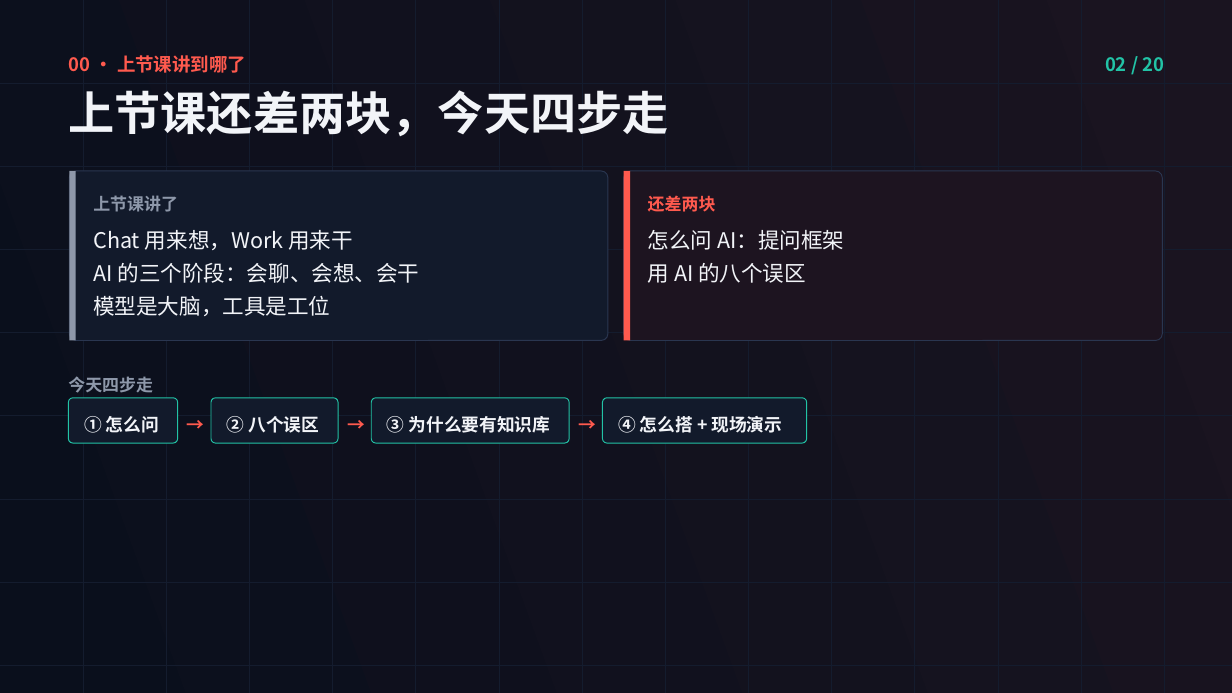
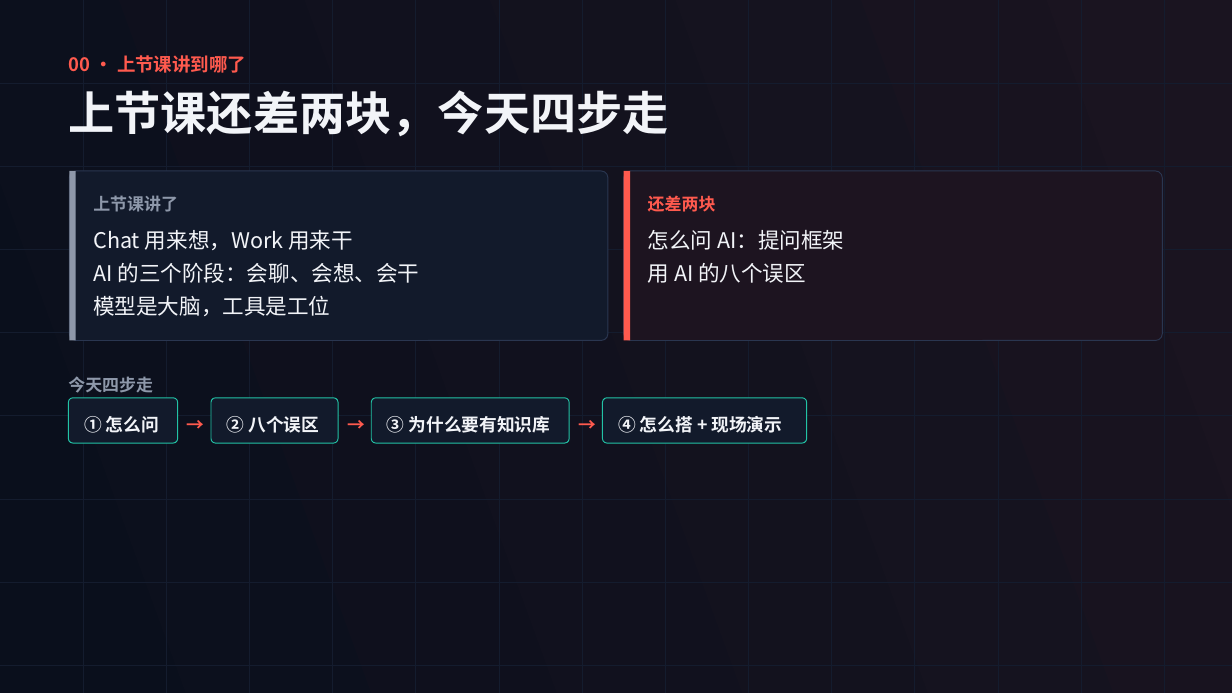
Before and after one commit to yayaaimengzhu-ops/plan, a slide deck: slide 2 of 11-04 先问对再让AI懂你-演示文稿·可编辑.pptx. Drawn at 1232x693 pixels with LibreOffice and Linux fonts; fonts in the diff are those of the drawing. Boxes give left, top, right and bottom in pixels: in the first picture for what was removed or moved away, otherwise in the second. Text is boxed around its words. In the diff, an @@ line names an element or a change of style, - is before the commit and + after.

```diff
--- a/11-04 先问对再让AI懂你-演示文稿·可编辑.pptx
+++ b/11-04 先问对再让AI懂你-演示文稿·可编辑.pptx
@@ text removed at <box>1105,57,1164,71</box> @@
-02 / 20
```
Also in this commit, not shown: 19 other slides changed.
